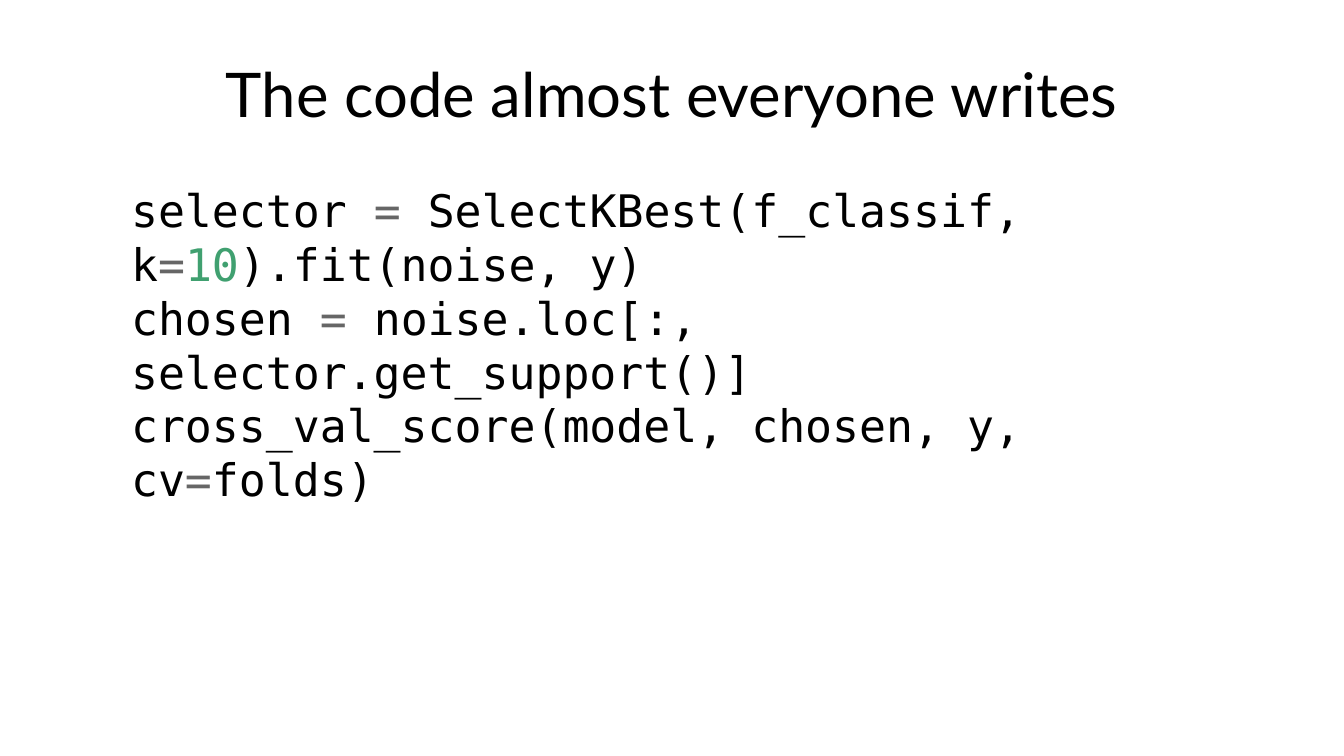
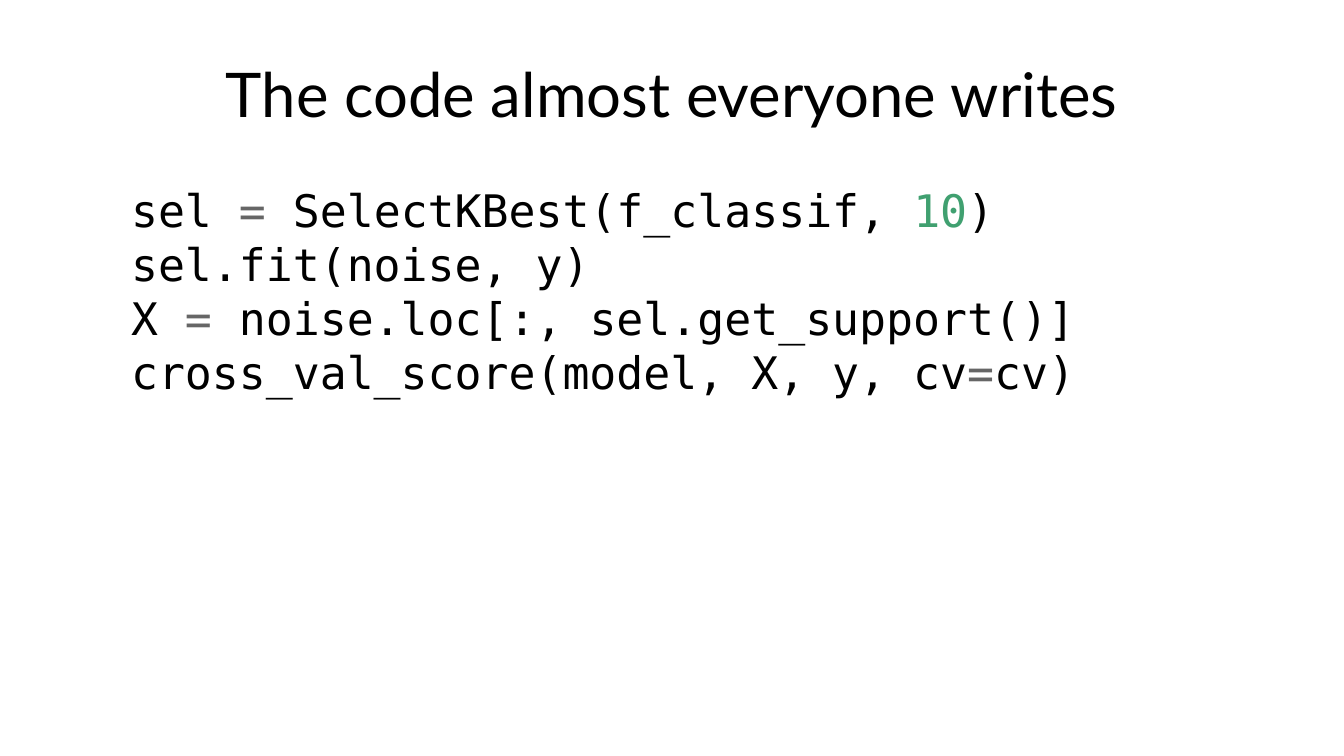
Before and after one commit to fabioantonini/technologies-for-artificial-intelligence, a slide deck: slide 32 of Lessons/05_experimental_methodology/Slides/experimental_methodology_slides.pptx. Drawn at 1344x756 pixels with LibreOffice and Linux fonts; fonts in the diff are those of the drawing; background and template pictures are left out. Boxes give left, top, right and bottom in pixels: in the first picture for what was removed or moved away, otherwise in the second. Text is boxed around its words. In the diff, an @@ line names an element or a change of style, - is before the commit and + after.

```diff
--- a/Lessons/05_experimental_methodology/Slides/experimental_methodology_slides.pptx
+++ b/Lessons/05_experimental_methodology/Slides/experimental_methodology_slides.pptx
@@ text at (131,192,1075,399): text changed @@
-selector = SelectKBest(f_classif, k=10).fit(noise, y)
-chosen = noise.loc[:, selector.get_support()]
-cross_val_score(model, chosen, y, cv=folds)
+sel = SelectKBest(f_classif, 10)
+sel.fit(noise, y)
+X = noise.loc[:, sel.get_support()]
+cross_val_score(model, X, y, cv=cv)
```
Also in this commit, not shown: 1 other slide changed, 6 other files.
